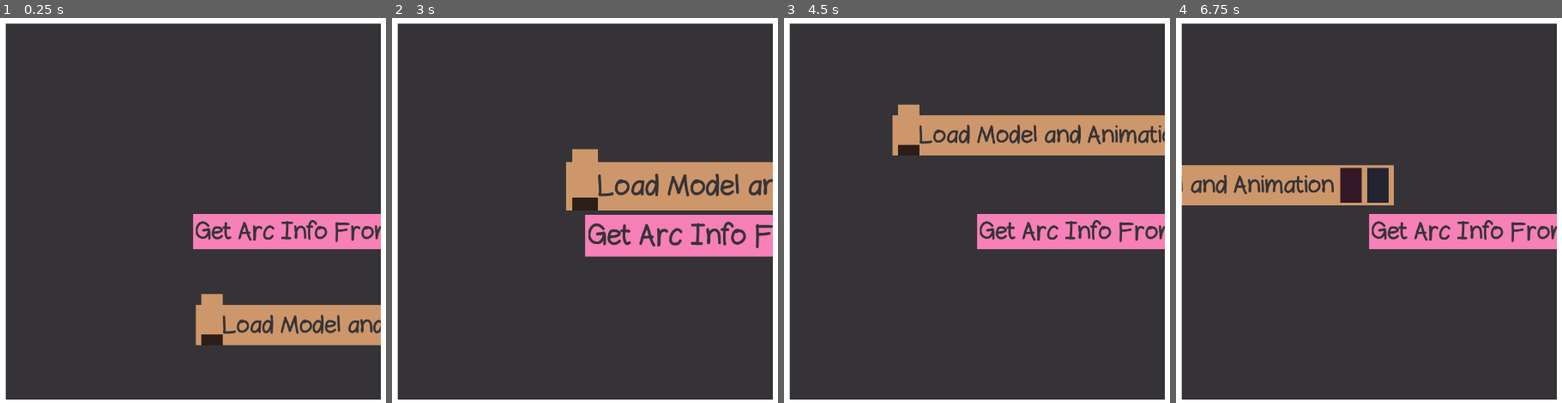
Above: before the commit, frames 1-4 (left to right).
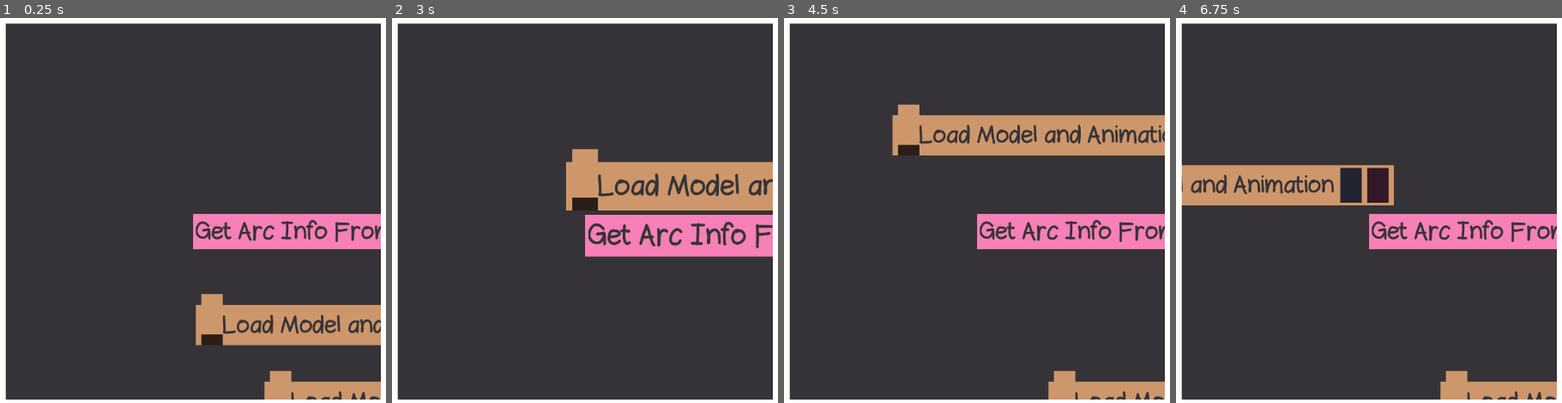
Above: after the commit, the same moments.

Repository: ToadSaidHi/Thwomp-Sprite-Editor
Game: Godot game, scene res://Editor/Lego Table.tscn
The game is run twice, just before and just after one commit, with the same random seed, the same clock (stepped at 60 frames per second) and the same inputs. The project has no main scene, so this scene is started directly.
Inputs (mouse positions are in pixels of both pictures, inside the frame that each line leads up to):
- Up to frame 1 (0.25 s): no input
- Up to frame 2 (3 s): click (766, 326) at 0.52 s; click (766, 326) at 1.27 s; click (766, 326) at 2.02 s; tap Enter at 2.75 s; move the mouse to (747, 191) at 2.77 s; tap Mouse wheel down (Scroll Down) at 2.85 s
- Up to frame 3 (4.5 s): tap Space at 3.5 s; move the mouse to (853, 229) at 3.52 s; click (853, 229) at 3.6 s; tap Enter at 4.25 s; move the mouse to (1058, 125) at 4.27 s; tap Mouse wheel up (scroll up) at 4.35 s
- Up to frame 4 (6.75 s): tap Space at 5, 6.5 s; move the mouse to (1345, 287) at 5.02 s; tap Mouse wheel down (Scroll Down) at 5.1 s; tap Enter at 5.75 s; move the mouse to (outside the picture) at 5.77 s; click (outside the picture) at 5.85 s; move the mouse to (outside the picture) at 6.52 s; tap Mouse wheel up (scroll up) at 6.6 s

The runs differ from the first frame. In frame 1, 1.5% of the frame differs, in the area x 68-99%, y 91-100%; in frame 2, nothing differs; in frame 3, 1.5%; in frame 4, 1.5%.

Commit message:
Started Working on Snapping Blocks Together

Diff:
--- a/Editor/Lego Table.tscn
+++ b/Editor/Lego Table.tscn
@@ -37,4 +37,8 @@
 position = Vector2(10, 349)
 block = ExtResource("2_nek0n")
 
+[node name="Block2" parent="SubViewportContainer/SubViewport/Blocks" unique_id=108235784 instance=ExtResource("1_wq067")]
+position = Vector2(265.33334, 634)
+block = ExtResource("2_nek0n")
+
 [node name="subBlock" parent="SubViewportContainer/SubViewport/Blocks" unique_id=1320245866 instance=ExtResource("2_ect36")]
--- a/Editor/blockCodeEditor/Block.tscn
+++ b/Editor/blockCodeEditor/Block.tscn
@@ -7,6 +7,9 @@
 
 [sub_resource type="RectangleShape2D" id="RectangleShape2D_lc2ms"]
 size = Vector2(81, 128)
+
+[sub_resource type="RectangleShape2D" id="RectangleShape2D_u0vrb"]
+size = Vector2(129, 56)
 
 [node name="Block" type="Node2D" unique_id=650439733]
 script = ExtResource("1_sal11")
@@ -123,5 +126,26 @@
 offset_bottom = 150.0
 flat = true
 
+[node name="Tail" type="Node2D" parent="." unique_id=1114427256]
+
+[node name="HeadArea" type="Area2D" parent="." unique_id=1099171699]
+collision_layer = 0
+collision_mask = 2
+
+[node name="CollisionShape2D" type="CollisionShape2D" parent="HeadArea" unique_id=2027448584]
+position = Vector2(54.5, -18)
+shape = SubResource("RectangleShape2D_u0vrb")
+
+[node name="TailArea" type="Area2D" parent="." unique_id=1996360582]
+position = Vector2(13, 154)
+collision_layer = 2
+collision_mask = 0
+
+[node name="CollisionShape2D" type="CollisionShape2D" parent="TailArea" unique_id=224720660]
+position = Vector2(54.5, -18)
+shape = SubResource("RectangleShape2D_u0vrb")
+
 [connection signal="button_down" from="Draggable" to="." method="_on_draggable_button_down"]
 [connection signal="button_up" from="Draggable" to="." method="_on_draggable_button_up"]
+[connection signal="area_entered" from="HeadArea" to="." method="_on_head_area_area_entered"]
+[connection signal="area_exited" from="HeadArea" to="." method="_on_head_area_area_exited"]
--- a/Editor/blockCodeEditor/block.gd
+++ b/Editor/blockCodeEditor/block.gd
@@ -3,6 +3,8 @@
 @export var subBlocks : Array[subBlock]
 
 @export var subBlockNodes : Array[Node2D]
+
+
 
 var dragging: bool = false
 var mouseOff: Vector2 = Vector2.ZERO
@@ -46,6 +48,9 @@
 	if (subBlockNodes.size() > 3 and subBlockNodes.get(3) != null):
 					subBlockNodes.get(3).global_position = $Hole4.global_position
 					subBlockNodes.get(3).global_position.y -= 10
+	for i in $Tail.get_children():
+		i.global_position.x = global_position.x
+		i.global_position.y = global_position.y - 150
 
 func insertSubBlock(loc : int, sblock : subBlock, node : Node2D):
 	print (block.SubBlocks.size())
@@ -116,3 +121,22 @@
 
 func _on_draggable_button_up() -> void:
 	dragging = false
+	if (BigBlockArea != null):
+		BigBlockArea.get_parent().adopt(self)
+
+var BigBlockArea
+
+func _on_head_area_area_entered(area: Area2D) -> void:
+	BigBlockArea = area
+
+
+func _on_head_area_area_exited(area: Area2D) -> void:
+	BigBlockArea = null
+
+func adopt(newBlock : Node2D):
+	print("ADOPT")
+	for i in $Tail.get_children():
+		$Tail.remove_child(i)
+	#newBlock.get_parent().remove_child(newBlock)
+	newBlock.reparent($Tail)
+	#$Tail.add_child(newBlock)
--- a/Editor/blockCodeEditor/sub_block.gd
+++ b/Editor/blockCodeEditor/sub_block.gd
@@ -72,6 +72,7 @@
 
 func _on_insert_area_area_exited(area: Area2D) -> void:
 	if(area == newArea):
+		#newArea.setSubBlock(null, null)
 		newArea = null
 
 
--- a/Objects/Blocks/Basic/loadModelAndAnime.tres
+++ b/Objects/Blocks/Basic/loadModelAndAnime.tres
@@ -22,6 +22,6 @@
 Title = "Load Model and Animation"
 Description = "Load a model with a starting animation (Required for any animations in the future)"
 Type = ExtResource("1_tyi6b")
-SubBlockInputs = Array[ExtResource("1_6alf5")]([ExtResource("2_gcaw6"), ExtResource("3_gog1f")])
+SubBlockInputs = Array[ExtResource("1_6alf5")]([ExtResource("3_gog1f"), ExtResource("2_gcaw6")])
 id = 1
 metadata/_custom_type_script = "uid://e7i0e2petq55"
--- a/project.godot
+++ b/project.godot
@@ -56,6 +56,7 @@
 
 [layer_names]
 
+2d_physics/layer_2="NormBlock"
 2d_physics/layer_3="SubBlock"
 
 [physics]
